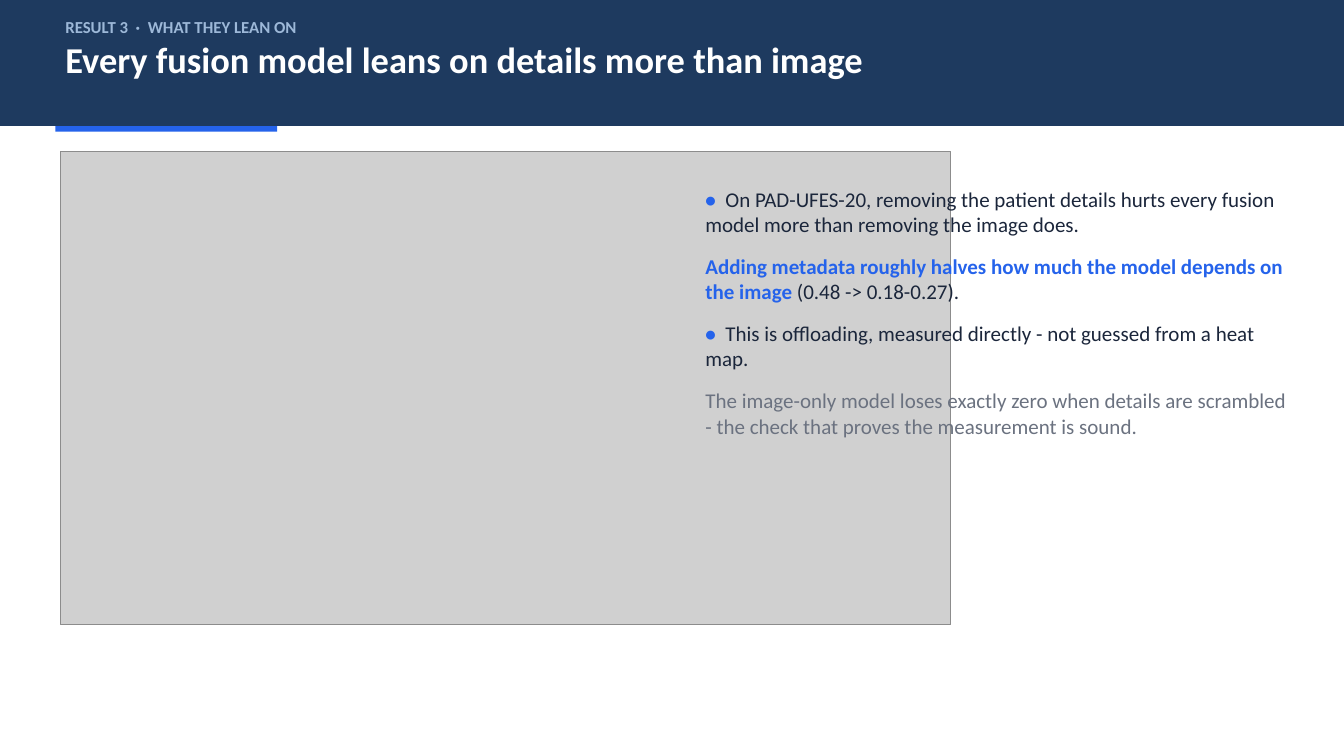
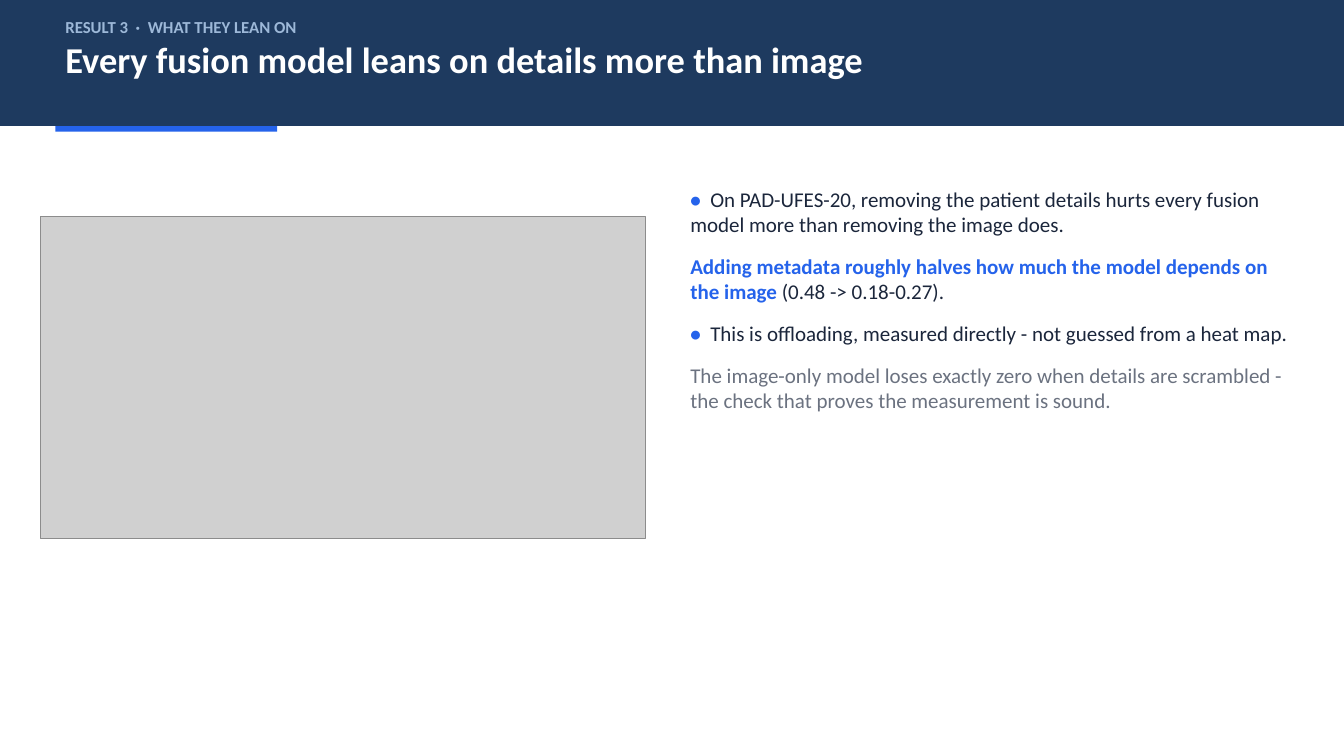
Before and after one commit to aniketmeena12/medxai, a slide deck: slide 10 of docs/MedFusion-XAI_Presentation.pptx. Drawn at 1344x756 pixels with LibreOffice and Linux fonts; fonts in the diff are those of the drawing; grey boxes stand for pictures. Boxes give left, top, right and bottom in pixels: in the first picture for what was removed or moved away, otherwise in the second. Text is boxed around its words. In the diff, an @@ line names an element or a change of style, - is before the commit and + after.

```diff
--- a/docs/MedFusion-XAI_Presentation.pptx
+++ b/docs/MedFusion-XAI_Presentation.pptx
@@ text "• On PAD-UFES-20, removing the ..." rewrapped from box(705, 189, 1286, 440) to box(690, 192, 1287, 412) @@
@@ picture: place and size @@
-picture at box(60, 151, 951, 625)
+picture at box(40, 217, 645, 538)
```
Also in this commit, not shown: 10 other slides changed, 1 other file.
